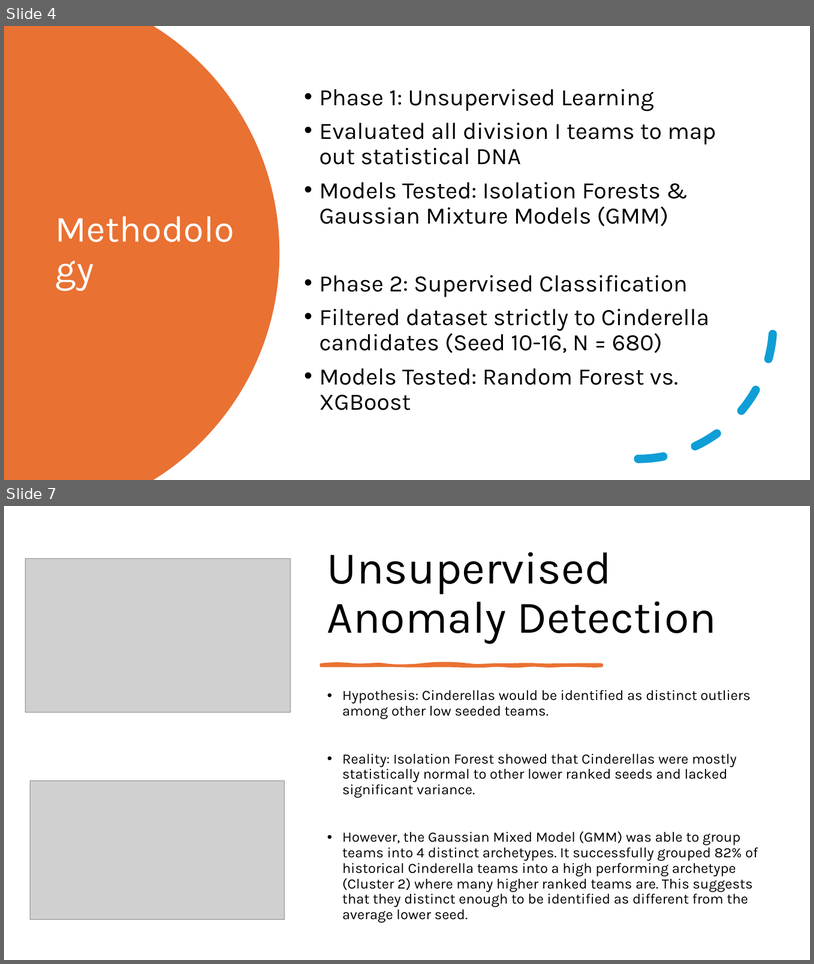
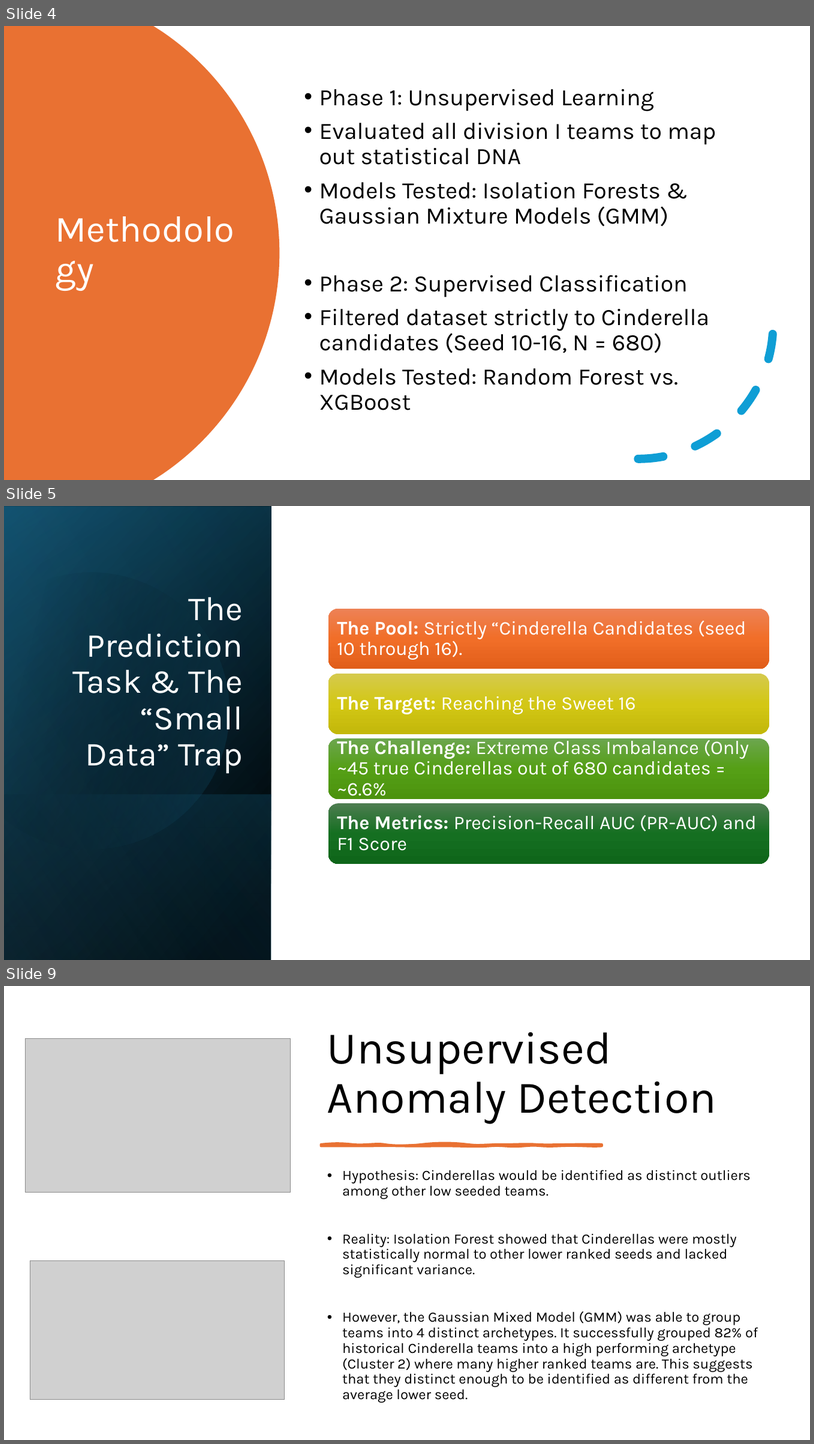
Before and after one commit to ThatTwoDude/STAT486_FinalProject, a slide deck: progress/ClassPresentation.pptx. Shown one above the other, each under a label of ours: slides 4 and 7 before the commit, slides 4, 5 and 9 after it; the slides between them are not shown. The pictures are 814x964 and 814x1444 pixels, drawn with LibreOffice and Linux fonts; fonts in the diff are those of the drawing; grey boxes stand for pictures. Boxes give left, top, right and bottom in pixels: in the first picture for what was removed or moved away, otherwise in the second. Text is boxed around its words. In the diff, an @@ line names an element or a change of style, - is before the commit and + after.

```diff
--- a/progress/ClassPresentation.pptx
+++ b/progress/ClassPresentation.pptx
@@ slide 5 added at (4, 506, 810, 960), background #FFFFFF @@
@@ rectangle added at (4, 506, 272, 960), fill gradient #000000 to #104862 @@
@@ rectangle added at (4, 507, 272, 960), fill gradient #000000 to #156082 @@
@@ rectangle added at (4, 506, 272, 960), fill gradient #000000 to #46B1E1 @@
@@ freeform shape added at (4, 540, 263, 877), fill gradient #000000 to #156082 @@
@@ title added at (73, 597, 243, 773), 40 pt, text #FFFFFF @@
+The Prediction Task & The “Small Data” Trap
@@ rectangle added at (4, 794, 272, 960), fill gradient #156082 to #000000 @@
@@ group added at (328, 608, 769, 864): 4 rounded rectangles, 4 texts @@
+The Pool: Strictly “Cinderella Candidates (seed 10 through 16).
+The Target: Reaching the Sweet 16
+The Challenge: Extreme Class Imbalance (Only ~45 true Cinderellas out of 680 candidates = ~6.6%
+The Metrics: Precision-Recall AUC (PR-AUC) and F1 Score
@@ what was slide 7 is now slide 9 @@
```
Also in this commit, not shown: 2 slides changed, 2 other slides added, 1 slide removed.
